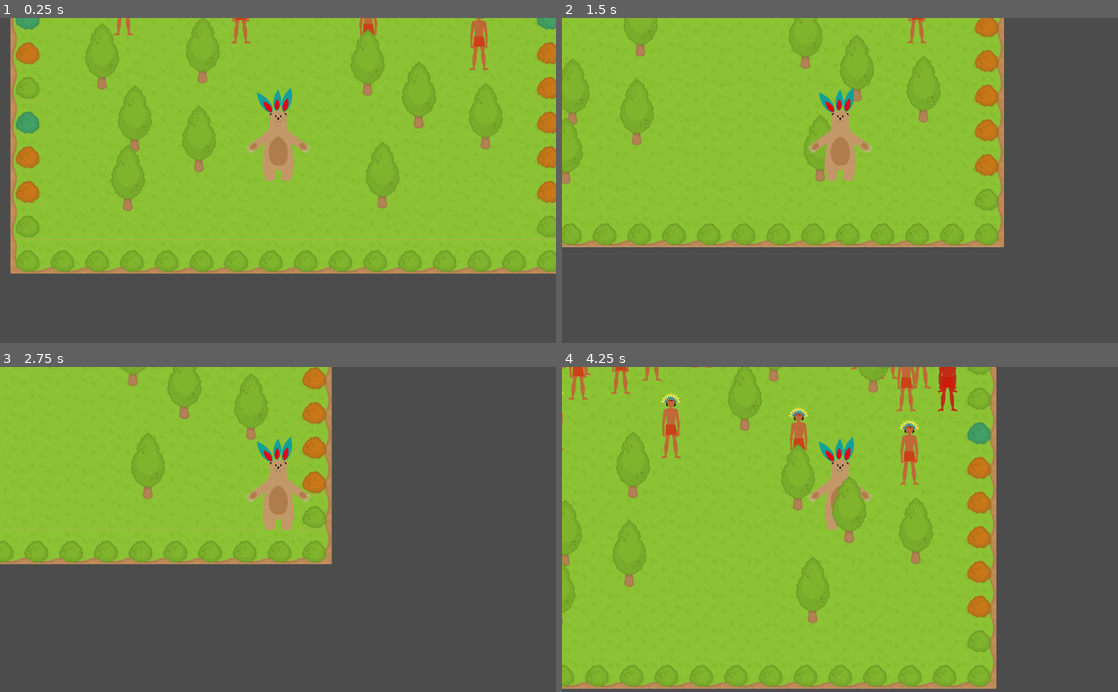
Above: before the commit, frames 1-4 (two rows, left to right).
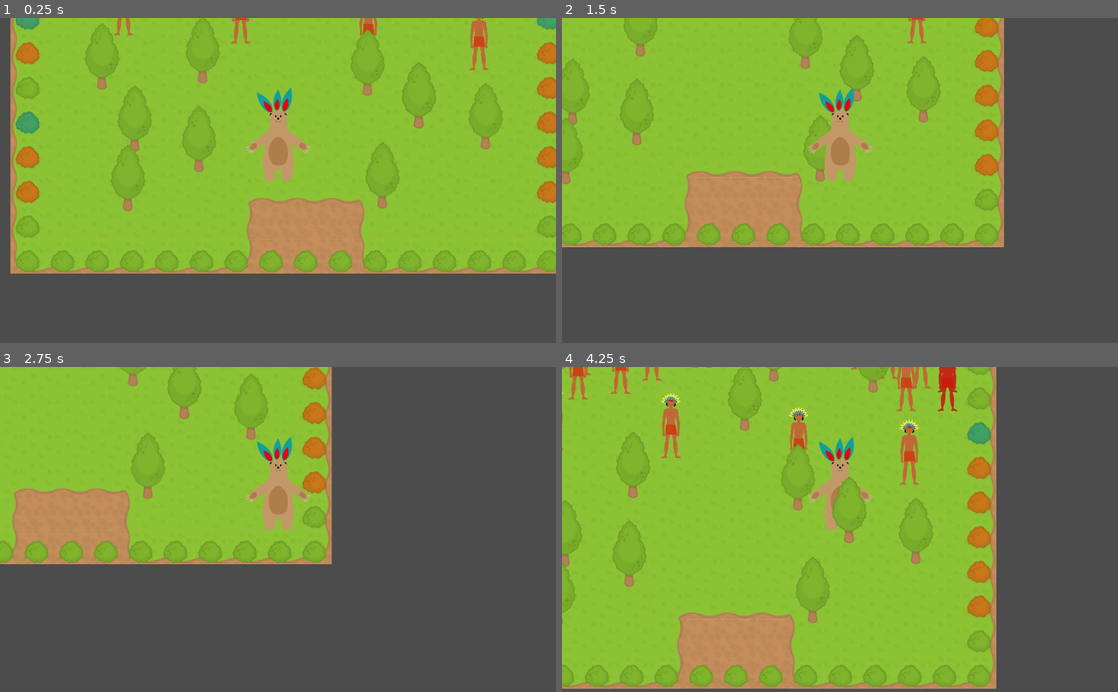
Above: after the commit, the same moments.

Repository: lendroit/welcome_thomas
Game: Godot game, scene res://World.tscn
Same seed, same stepped clock (60 frames per second), same inputs: the game is played once before the commit and once after it.
Inputs:
- Up to frame 1 (0.25 s): no input
- Up to frame 2 (1.5 s): tap Enter (ui_accept) at 0.5, 0.77 s; hold Right (ui_right) 0.53-1.28 s; hold Down (ui_down) from 1.28 s (still down)
- Up to frame 3 (2.75 s): tap Enter (ui_accept) at 1.52, 2 s; release Down (ui_down) at 2.03 s; hold Right (ui_right) from 2.03 s (still down)
- Up to frame 4 (4.25 s): release Right (ui_right) at 2.78 s; hold Up (ui_up) 2.78-3.53 s; tap Enter (ui_accept) at 3.02, 3.77 s; hold Left (ui_left) from 3.53 s (still down)

The runs differ from the first frame. In frame 1, 3.9% of the frame differs, in the area x 43-66%, y 55-78%; in frame 2, 3.9%, in the area x 21-44%, y 47-71%; in frame 3, 3.9%; in frame 4, 3.9%.

Commit message:
feature: Display drop zone

Diff:
--- a/TileMap/TileMap.tscn
+++ b/TileMap/TileMap.tscn
@@ -1,6 +1,9 @@
 [gd_scene load_steps=6 format=2]
 
 [ext_resource path="res://assets/RPGpack_sheet.png" type="Texture" id=1]
+
+[sub_resource type="ConvexPolygonShape2D" id=1]
+points = PoolVector2Array( 0, 0, 64, 0, 64, 64, 0, 64 )
 
 [sub_resource type="ConvexPolygonShape2D" id=2]
 points = PoolVector2Array( 0, 0, 64, 0, 64, 64, 0, 64 )
@@ -8,18 +11,15 @@
 [sub_resource type="ConvexPolygonShape2D" id=3]
 points = PoolVector2Array( 0, 0, 64, 0, 64, 64, 0, 64 )
 
-[sub_resource type="ConvexPolygonShape2D" id=4]
-points = PoolVector2Array( 0, 0, 64, 0, 64, 64, 0, 64 )
-
-[sub_resource type="TileSet" id=1]
+[sub_resource type="TileSet" id=4]
 1/name = "RPGpack_sheet.png 1"
 1/texture = ExtResource( 1 )
 1/tex_offset = Vector2( 0, 0 )
 1/modulate = Color( 1, 1, 1, 1 )
-1/region = Rect2( 0, 0, 192, 192 )
+1/region = Rect2( 0, 0, 320, 192 )
 1/tile_mode = 1
 1/autotile/bitmask_mode = 0
-1/autotile/bitmask_flags = [ Vector2( 0, 0 ), 256, Vector2(  …(117 unchanged characters)…  Vector2( 2, 1 ), 65, Vector2( 2, 2 ), 1 ]
+1/autotile/bitmask_flags = [ Vector2( 0, 0 ), 256, Vector2(  …(117 unchanged characters)…  Vector2( 2, 1 ), 65, Vector2( 2, 2 ), 1, Vector2( 3, 0 ), 69, Vector2( 3, 1 ), 321, Vector2( 4, 0 ), 261, Vector2( 4, 1 ), 324 ]
 1/autotile/icon_coordinate = Vector2( 0, 0 )
 1/autotile/tile_size = Vector2( 64, 64 )
 1/autotile/spacing = 0
@@ -100,7 +100,30 @@
 3/shape_one_way_margin = 0.0
 3/shapes = [  ]
 3/z_index = 0
+4/name = "RPGpack_sheet.png 4"
+4/texture = ExtResource( 1 )
+4/tex_offset = Vector2( 0, 0 )
+4/modulate = Color( 1, 1, 1, 1 )
+4/region = Rect2( 384, 64, 64, 64 )
+4/tile_mode = 1
+4/autotile/bitmask_mode = 0
+4/autotile/bitmask_flags = [  ]
+4/autotile/icon_coordinate = Vector2( 0, 0 )
+4/autotile/tile_size = Vector2( 64, 64 )
+4/autotile/spacing = 0
+4/autotile/occluder_map = [  ]
+4/autotile/navpoly_map = [  ]
+4/autotile/priority_map = [  ]
+4/autotile/z_index_map = [  ]
+4/occluder_offset = Vector2( 0, 0 )
+4/navigation_offset = Vector2( 0, 0 )
+4/shape_offset = Vector2( 0, 0 )
+4/shape_transform = Transform2D( 1, 0, 0, 1, 0, 0 )
+4/shape_one_way = false
+4/shape_one_way_margin = 0.0
+4/shapes = [  ]
+4/z_index = 0
 
 [node name="TileMap" type="TileMap"]
-tile_set = SubResource( 1 )
+tile_set = SubResource( 4 )
 format = 1
--- a/World.tscn
+++ b/World.tscn
@@ -21,7 +21,7 @@
 script = ExtResource( 2 )
 
 [node name="Background" parent="." instance=ExtResource( 6 )]
-tile_data = PoolIntArray( 0, 1, 0, 1, 1, 1, 2, 1, 1, 3, 1, 1 …(4506 unchanged characters)… , 65537, 1048581, 1, 65537, 1048582, 1, 65537, 1048583, 1, 65537, 1048584, 1, 65537, 1048585, 1, 65537, 1048586, 1, 65537, 1048587, 1, 65537, 1048588, 1, 65537, 1048589, 1, 65537, 1048590, 1, 65537, 1048591, 1, 65538, 1114112, 1, 65536, 1114113, 1, 65537, 1114114, 1, 65537, 1114115, 1, 65537, 1114116, 1, 65537, 1114117, 1, 65537, 1114118, 1, 65537, 1114119, 1, 65537, 1114120, 1, 65537, 1114121, 1, 65537, 1114122, 1, 65537, 1114123, 1, 65537, 1114124, 1, 65537, 1114125, 1, 65537, 1114126, 1, 65537, 1114127, 1, 65538, 1179648, 1, 131072, 1179649, 1, 131073, 1179650, 1, 131073, 1179651, 1, 131073, 1179652, 1, 131073, 1179653, 1, 131073, 1179654, 1, 131073, 1179655, 1, 131073, 1179656, 1, 131073, 1179657, 1, 131073, 1179658, 1, 131073, 1179659, 1, 131073, 1179660, 1, 131073 …(62 unchanged characters)…
+tile_data = PoolIntArray( 0, 1, 0, 1, 1, 1, 2, 1, 1, 3, 1, 1 …(4506 unchanged characters)… , 65537, 1048581, 1, 65537, 1048582, 1, 3, 1048583, 1, 131073, 1048584, 1, 131073, 1048585, 1, 131073, 1048586, 1, 4, 1048587, 1, 65537, 1048588, 1, 65537, 1048589, 1, 65537, 1048590, 1, 65537, 1048591, 1, 65538, 1114112, 1, 65536, 1114113, 1, 65537, 1114114, 1, 65537, 1114115, 1, 65537, 1114116, 1, 65537, 1114117, 1, 65537, 1114118, 1, 65538, 1114119, 4, 0, 1114120, 4, 0, 1114121, 4, 0, 1114122, 1, 65536, 1114123, 1, 65537, 1114124, 1, 65537, 1114125, 1, 65537, 1114126, 1, 65537, 1114127, 1, 65538, 1179648, 1, 131072, 1179649, 1, 131073, 1179650, 1, 131073, 1179651, 1, 131073, 1179652, 1, 131073, 1179653, 1, 131073, 1179654, 1, 131074, 1179655, 4, 0, 1179656, 4, 0, 1179657, 4, 0, 1179658, 1, 131072, 1179659, 1, 131073, 1179660, 1, 131073 …(62 unchanged characters)…
 
 [node name="Obstacles" parent="." instance=ExtResource( 6 )]
 tile_data = PoolIntArray( 0, 2, 0, 1, 2, 0, 2, 2, 0, 3, 2, 0, 4, 2, 0, 5, 2, 0, 6, 2, 0, 7, 2, 0, 8, 2, 0, 9, 2, 0, 10, …(817 unchanged characters)…
Not shown: 1 places in TileMap/TileMap.tscn that only renumber resources
